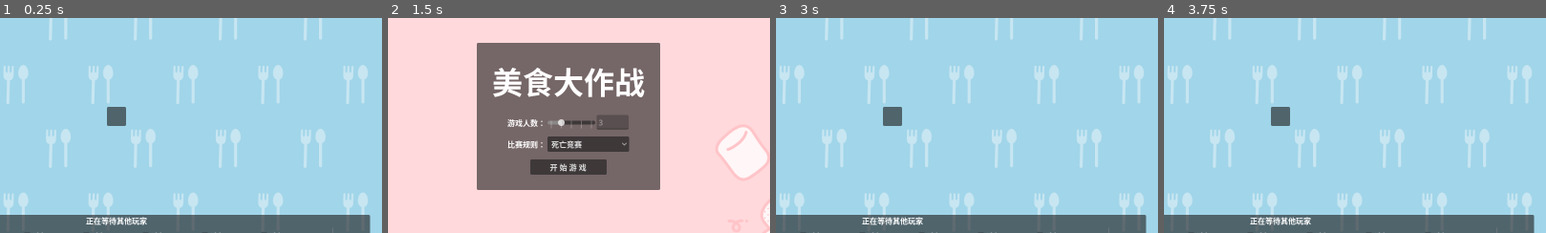
Above: before the commit, frames 1-4 (left to right).
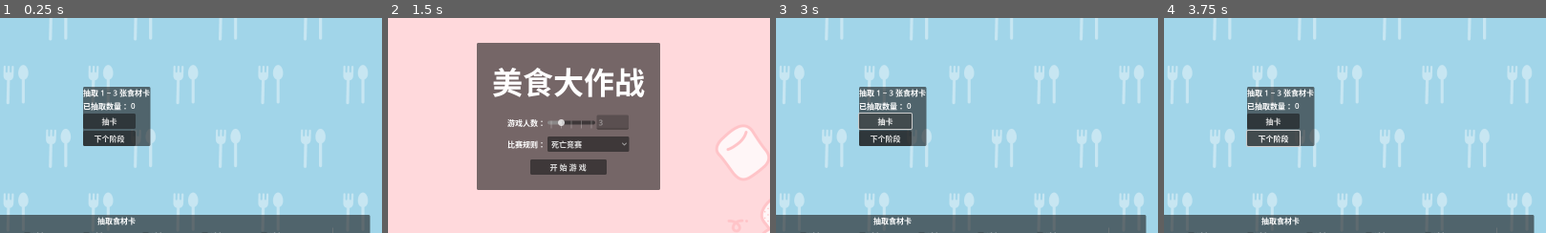
Above: after the commit, the same moments.

Repository: LautskyStudio/FoodCombat
Game: Godot game, scene res://scenes/play_screen.tscn
Two runs of this game, one before a commit and one after it. Both use one fixed random seed, a clock stepped at 60 frames per second and the inputs below.
Inputs (mouse positions are % of the whole screen's width and height, from its top left):
- Up to frame 1 (0.25 s): no input
- Up to frame 2 (1.5 s): click "暂停菜单" at 0.5 s; click "返回主菜单" at 1.25 s
- Up to frame 3 (3 s): click "开 始 游 戏" at 2 s; click (41, 51) at 2.75 s, where only the run after the commit has a clickable "抽卡"
- Up to frame 4 (3.75 s): click (41, 55) at 3.5 s, where only the run after the commit has a clickable "下个阶段"
The pictures show only the part of the screen within x 26-76%, y 27-77%; the shares and areas given below are measured in that part.

The runs differ from the first frame. In frame 1, 5.2% of the frame differs, in the area x 21-40%, y 32-97%; in frame 2, nothing differs; in frame 3, 5.2%; in frame 4, 5.3%.
Error before the commit: Assertion failed. (res://models/state_machine/state_machine.gd:34)

Commit message:
Player 状态间转换初步

Diff:
--- a/models/player/player.gd
+++ b/models/player/player.gd
@@ -4,7 +4,7 @@
 
 signal turn_begun
 signal turn_finished
-signal state_changed(state: PlayerState)
+signal state_changed(new_state: PlayerState, old_state: PlayerState)
 signal is_finishing_turn_allowed_changed(value: bool)
 signal waiting_area_changed(cards: Array[Customer])
 signal eating_area_changed(cards: Array[Customer])
@@ -31,6 +31,10 @@
 
 var coins := 0
 
+var is_lost: bool:
+	get:
+		return coins < 0
+
 var waiting_area: Array[Customer] = []
 
 var eating_area: Array[Customer] = []
@@ -50,7 +54,7 @@
 func begin_turn() -> void:
 	Log.push('%s 回合开始。' % player_name)
 	if state.name == 'Idle':
-		state_machine.transit_to('')
+		state_machine.transit_to('Step1')
 		turn_begun.emit()
 
 
@@ -71,5 +75,5 @@
 	food_materials_changed.emit(food_materials)
 
 
-func _on_state_machine_transitioned(_state_name, state) -> void:
-	state_changed.emit(state as PlayerState)
+func _on_state_machine_transitioned(new_state, old_state) -> void:
+	state_changed.emit(new_state as PlayerState, old_state as PlayerState)
--- a/models/player/states/step_1.gd
+++ b/models/player/states/step_1.gd
@@ -1,5 +1,13 @@
 extends PlayerState
+
+
+func _init() -> void:
+	description = "抽取食材卡"
 
 
 func enter(_args := {}) -> void:
 	player.is_finishing_turn_allowed = false
+
+
+func next_step() -> void:
+	state_machine.transit_to("Step2")
--- a/models/state_machine/state_machine.gd
+++ b/models/state_machine/state_machine.gd
@@ -2,7 +2,7 @@
 class_name StateMachine
 
 
-signal transitioned(state_name: String, state: State)
+signal transitioned(new_state: State, old_state: State)
 
 
 @export var initial_state := NodePath()
@@ -31,6 +31,7 @@
 		push_error("State {%s} is not a valid state." % state_name)
 
 	var next_state: State = get_node(state_name)
+	var old_state = state
 	assert(next_state != null)
 
 	state.exit()
@@ -38,4 +39,4 @@
 	state = next_state
 	state.enter(args)
 
-	transitioned.emit(state_name, state)
+	transitioned.emit(next_state, old_state)
--- a/scenes/play_screen.gd
+++ b/scenes/play_screen.gd
@@ -95,3 +95,11 @@
 		discarded_deck.clear()
 		Log.push(log_when_shuffle)
 	return remaining_deck.pop_back()
+
+
+func _on_player_0_state_changed(new_state: PlayerState, old_state: PlayerState) -> void:
+	if old_state.name.begins_with("Step"):
+		get_node("%" + old_state.name).hide()
+
+	if new_state.name.begins_with("Step"):
+		get_node("%" + new_state.name).show()
--- a/scenes/play_screen.tscn
+++ b/scenes/play_screen.tscn
@@ -12,8 +12,11 @@
 [ext_resource type="Script" path="res://scenes/play_screen/states/end.gd" id="7_7qh7p"]
 [ext_resource type="PackedScene" uid="uid://8qbrb1qilm5" path="res://scenes/play_screen/pause_menu.tscn" id="9_exsm3"]
 [ext_resource type="PackedScene" uid="uid://cxe1wq7xlxu00" path="res://scenes/play_screen/card_stack_display.tscn" id="10_unaep"]
+[ext_resource type="PackedScene" uid="uid://c5falqirn5phk" path="res://scenes/play_screen/ending_poster.tscn" id="10_wbmxn"]
 [ext_resource type="PackedScene" uid="uid://dmn8xlkjj0iww" path="res://scenes/play_screen/card_deck_popup.tscn" id="11_4hglu"]
+[ext_resource type="PackedScene" uid="uid://cfwec6ywv14j3" path="res://scenes/play_screen/step_1.tscn" id="11_trudk"]
 [ext_resource type="PackedScene" uid="uid://cxn6gfn8y35ul" path="res://models/player/player.tscn" id="12_dpxem"]
+[ext_resource type="PackedScene" uid="uid://bmfnye5sbivpx" path="res://scenes/play_screen/step_2.tscn" id="12_ypkra"]
 
 [node name="PlayScreen" type="Control"]
 layout_mode = 3
@@ -190,23 +193,19 @@
 grow_horizontal = 2
 grow_vertical = 2
 
-[node name="EndingPoster" type="VBoxContainer" parent="HUD/HSplitContainer/GameArea/CenterContainer"]
+[node name="EndingPoster" parent="HUD/HSplitContainer/GameArea/CenterContainer" instance=ExtResource("10_wbmxn")]
+unique_name_in_owner = true
+layout_mode = 2
+
+[node name="Step1" parent="HUD/HSplitContainer/GameArea/CenterContainer" instance=ExtResource("11_trudk")]
 unique_name_in_owner = true
 visible = false
 layout_mode = 2
 
-[node name="WinerLabel" type="Label" parent="HUD/HSplitContainer/GameArea/CenterContainer/EndingPoster"]
-unique_name_in_owner = true
-layout_mode = 2
-theme_override_font_sizes/font_size = 64
-text = "您获胜了！"
-horizontal_alignment = 1
-vertical_alignment = 1
-
-[node name="DescriptionLabel" type="Label" parent="HUD/HSplitContainer/GameArea/CenterContainer/EndingPoster"]
-unique_name_in_owner = true
-layout_mode = 2
-text = "现实是此岸，梦想是彼岸，中间隔着湍急的河流，行动则是架在河上的桥梁。"
+[node name="Step2" parent="HUD/HSplitContainer/GameArea/CenterContainer" instance=ExtResource("12_ypkra")]
+unique_name_in_owner = true
+visible = false
+layout_mode = 2
 
 [node name="BottomPlayerContainer" type="PanelContainer" parent="HUD/HSplitContainer/GameArea"]
 layout_mode = 1
@@ -329,6 +328,7 @@
 [node name="LogContainer" parent="HUD/HSplitContainer" instance=ExtResource("2_622vs")]
 layout_mode = 2
 
+[connection signal="state_changed" from="Players/Player0" to="." method="_on_player_0_state_changed"]
 [connection signal="timeout" from="BotActionTimer" to="StateMachine/Running" method="_on_bot_action_timer_timeout"]
 [connection signal="pressed" from="HUD/HSplitContainer/GameArea/PauseButton" to="StateMachine/Running" method="_on_pause_button_pressed"]
 [connection signal="pressed" from="HUD/HSplitContainer/GameArea/PublicCardDeckContainer/MarginContainer/VBoxContainer/ShowCardDeckButton" to="." method="_on_show_card_deck_button_pressed"]
--- /dev/null
+++ b/scenes/play_screen/ending_poster.tscn
@@ -0,0 +1,17 @@
+[gd_scene format=3 uid="uid://c5falqirn5phk"]
+
+[node name="EndingPoster" type="VBoxContainer"]
+visible = false
+
+[node name="WinerLabel" type="Label" parent="."]
+unique_name_in_owner = true
+layout_mode = 2
+theme_override_font_sizes/font_size = 64
+text = "您获胜了！"
+horizontal_alignment = 1
+vertical_alignment = 1
+
+[node name="DescriptionLabel" type="Label" parent="."]
+unique_name_in_owner = true
+layout_mode = 2
+text = "现实是此岸，梦想是彼岸，中间隔着湍急的河流，行动则是架在河上的桥梁。"
--- a/scenes/play_screen/player_area.gd
+++ b/scenes/play_screen/player_area.gd
@@ -15,24 +15,18 @@
 			player.queue_free()
 		player = get_node(player_path)
 
-	player.is_finishing_turn_allowed_changed.connect(func(_x): _update_end_turn_button())
 	player.waiting_area_changed.connect(func (cards): _on_card_deck_changed(%WaitingArea, cards, FlatCard))
 	player.eating_area_changed.connect(func (cards): _on_card_deck_changed(%EatingArea, cards, FlatCard))
 	player.food_materials_changed.connect(func (cards): _on_card_deck_changed(%FoodMaterialCardContainer, cards, VisualCard))
 
 
 func _process(_delta: float) -> void:
+	%StateLabel.text = player.state.description
 	%CoinNumberLabel.text = str(player.coins)
 	%FoodMaterialCardNumberLabel.text = str(len(player.food_materials))
-	_update()
-
-
-func _update() -> void:
-	_update_end_turn_button()
-
-
-func _update_end_turn_button() -> void:
 	%EndTurnButton.disabled = !player.is_finishing_turn_allowed
+	%PlayerInfoContainer.visible = player.is_active
+	%BankruptLabel.visible = !player.is_active
 
 
 func _on_card_deck_changed(card_deck: Node, cards: Array, card_scene: PackedScene) -> void:
--- a/scenes/play_screen/player_area.tscn
+++ b/scenes/play_screen/player_area.tscn
@@ -14,83 +14,92 @@
 horizontal_alignment = 1
 vertical_alignment = 1
 
-[node name="HBoxContainer" type="HBoxContainer" parent="."]
+[node name="PlayerInfoContainer" type="HBoxContainer" parent="."]
+unique_name_in_owner = true
 layout_mode = 2
 size_flags_vertical = 3
 
-[node name="GridContainer" type="GridContainer" parent="HBoxContainer"]
+[node name="GridContainer" type="GridContainer" parent="PlayerInfoContainer"]
 layout_mode = 2
 columns = 2
 
-[node name="Label" type="Label" parent="HBoxContainer/GridContainer"]
+[node name="Label" type="Label" parent="PlayerInfoContainer/GridContainer"]
 layout_mode = 2
 text = "货币"
 
-[node name="CoinNumberLabel" type="Label" parent="HBoxContainer/GridContainer"]
+[node name="CoinNumberLabel" type="Label" parent="PlayerInfoContainer/GridContainer"]
 unique_name_in_owner = true
 layout_mode = 2
 text = "0"
 
-[node name="Label3" type="Label" parent="HBoxContainer/GridContainer"]
+[node name="Label3" type="Label" parent="PlayerInfoContainer/GridContainer"]
 layout_mode = 2
 text = "食材"
 
-[node name="FoodMaterialCardNumberLabel" type="Label" parent="HBoxContainer/GridContainer"]
+[node name="FoodMaterialCardNumberLabel" type="Label" parent="PlayerInfoContainer/GridContainer"]
 unique_name_in_owner = true
 layout_mode = 2
 text = "0"
 
-[node name="VSeparator" type="VSeparator" parent="HBoxContainer"]
+[node name="VSeparator" type="VSeparator" parent="PlayerInfoContainer"]
 layout_mode = 2
 
-[node name="VBoxContainer" type="VBoxContainer" parent="HBoxContainer"]
+[node name="VBoxContainer" type="VBoxContainer" parent="PlayerInfoContainer"]
 layout_mode = 2
 
-[node name="Label" type="Label" parent="HBoxContainer/VBoxContainer"]
+[node name="Label" type="Label" parent="PlayerInfoContainer/VBoxContainer"]
 layout_mode = 2
 text = "等待区"
 
-[node name="WaitingArea" type="VBoxContainer" parent="HBoxContainer/VBoxContainer"]
+[node name="WaitingArea" type="VBoxContainer" parent="PlayerInfoContainer/VBoxContainer"]
 unique_name_in_owner = true
 layout_mode = 2
 size_flags_vertical = 3
 
-[node name="VSeparator2" type="VSeparator" parent="HBoxContainer"]
+[node name="VSeparator2" type="VSeparator" parent="PlayerInfoContainer"]
 layout_mode = 2
 
-[node name="VBoxContainer2" type="VBoxContainer" parent="HBoxContainer"]
+[node name="VBoxContainer2" type="VBoxContainer" parent="PlayerInfoContainer"]
 layout_mode = 2
 
-[node name="Label" type="Label" parent="HBoxContainer/VBoxContainer2"]
+[node name="Label" type="Label" parent="PlayerInfoContainer/VBoxContainer2"]
 layout_mode = 2
 text = "就餐区"
 
-[node name="EatingArea" type="VBoxContainer" parent="HBoxContainer/VBoxContainer2"]
+[node name="EatingArea" type="VBoxContainer" parent="PlayerInfoContainer/VBoxContainer2"]
 unique_name_in_owner = true
 layout_mode = 2
 size_flags_vertical = 3
 
-[node name="VSeparator3" type="VSeparator" parent="HBoxContainer"]
+[node name="VSeparator3" type="VSeparator" parent="PlayerInfoContainer"]
 layout_mode = 2
 
-[node name="ScrollContainer" type="ScrollContainer" parent="HBoxContainer"]
+[node name="ScrollContainer" type="ScrollContainer" parent="PlayerInfoContainer"]
 custom_minimum_size = Vector2(800, 200)
 layout_mode = 2
 
-[node name="FoodMaterialCardContainer" type="HBoxContainer" parent="HBoxContainer/ScrollContainer"]
+[node name="FoodMaterialCardContainer" type="HBoxContainer" parent="PlayerInfoContainer/ScrollContainer"]
 unique_name_in_owner = true
 layout_mode = 2
 
-[node name="VSeparator4" type="VSeparator" parent="HBoxContainer"]
+[node name="VSeparator4" type="VSeparator" parent="PlayerInfoContainer"]
 layout_mode = 2
 
-[node name="VBoxContainer3" type="VBoxContainer" parent="HBoxContainer"]
+[node name="VBoxContainer3" type="VBoxContainer" parent="PlayerInfoContainer"]
 layout_mode = 2
 alignment = 1
 
-[node name="EndTurnButton" type="Button" parent="HBoxContainer/VBoxContainer3"]
+[node name="EndTurnButton" type="Button" parent="PlayerInfoContainer/VBoxContainer3"]
 unique_name_in_owner = true
 layout_mode = 2
 size_flags_vertical = 4
 disabled = true
 text = "完成本轮"
+
+[node name="BankruptLabel" type="Label" parent="."]
+unique_name_in_owner = true
+visible = false
+layout_mode = 2
+text = "破产！"
+horizontal_alignment = 1
+vertical_alignment = 1
--- /dev/null
+++ b/scenes/play_screen/step_1.tscn
@@ -0,0 +1,39 @@
+[gd_scene format=3 uid="uid://cfwec6ywv14j3"]
+
+[node name="Step1" type="VBoxContainer"]
+
+[node name="Label" type="Label" parent="."]
+layout_mode = 2
+text = "抽取 1 ~ 3 张食材卡"
+
+[node name="HBoxContainer" type="HBoxContainer" parent="."]
+layout_mode = 2
+
+[node name="VBoxContainer" type="VBoxContainer" parent="HBoxContainer"]
+layout_mode = 2
+
+[node name="HBoxContainer" type="HBoxContainer" parent="HBoxContainer/VBoxContainer"]
+layout_mode = 2
+
+[node name="Label" type="Label" parent="HBoxContainer/VBoxContainer/HBoxContainer"]
+layout_mode = 2
+text = "已抽取数量："
+
+[node name="DrawnCardNumberLabel" type="Label" parent="HBoxContainer/VBoxContainer/HBoxContainer"]
+unique_name_in_owner = true
+layout_mode = 2
+text = "0"
+
+[node name="DrawButton" type="Button" parent="HBoxContainer/VBoxContainer"]
+unique_name_in_owner = true
+layout_mode = 2
+text = "抽卡"
+
+[node name="NextStepButton" type="Button" parent="HBoxContainer/VBoxContainer"]
+unique_name_in_owner = true
+layout_mode = 2
+text = "下个阶段"
+
+[node name="DrawnCardContainer" type="HBoxContainer" parent="HBoxContainer"]
+unique_name_in_owner = true
+layout_mode = 2
--- /dev/null
+++ b/scenes/play_screen/step_2.tscn
@@ -0,0 +1,3 @@
+[gd_scene format=3 uid="uid://bmfnye5sbivpx"]
+
+[node name="Step2" type="HBoxContainer"]
Not shown: 1 places in scenes/play_screen.tscn that only renumber resources
